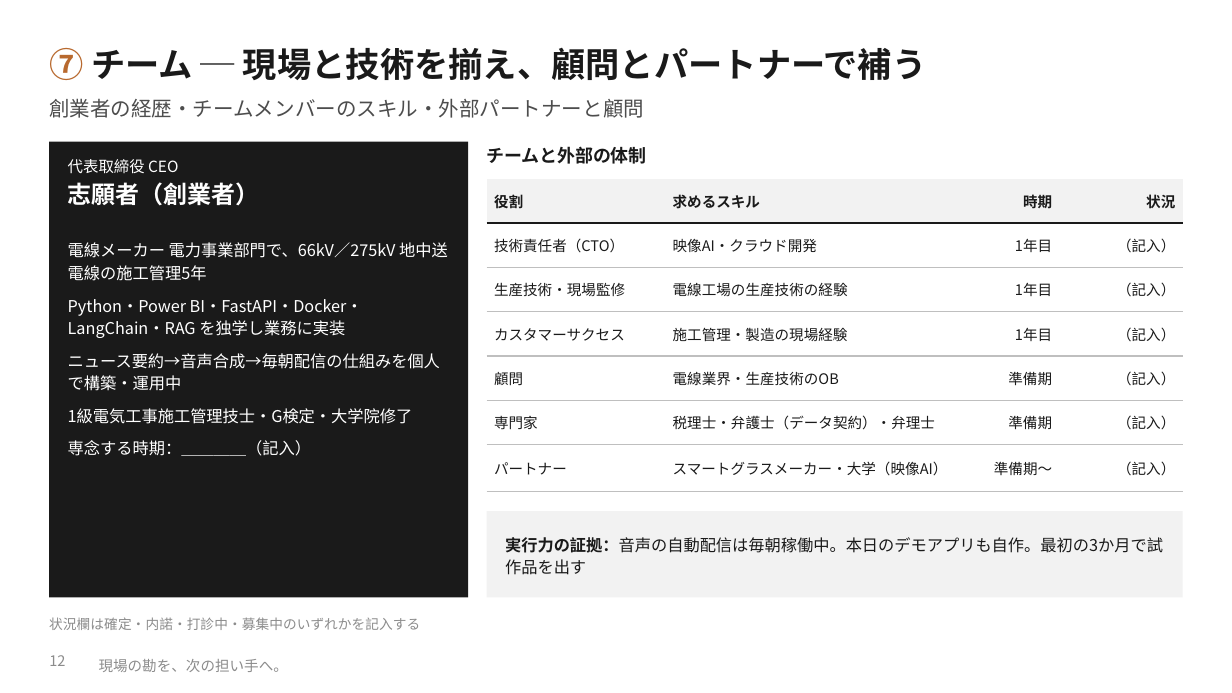
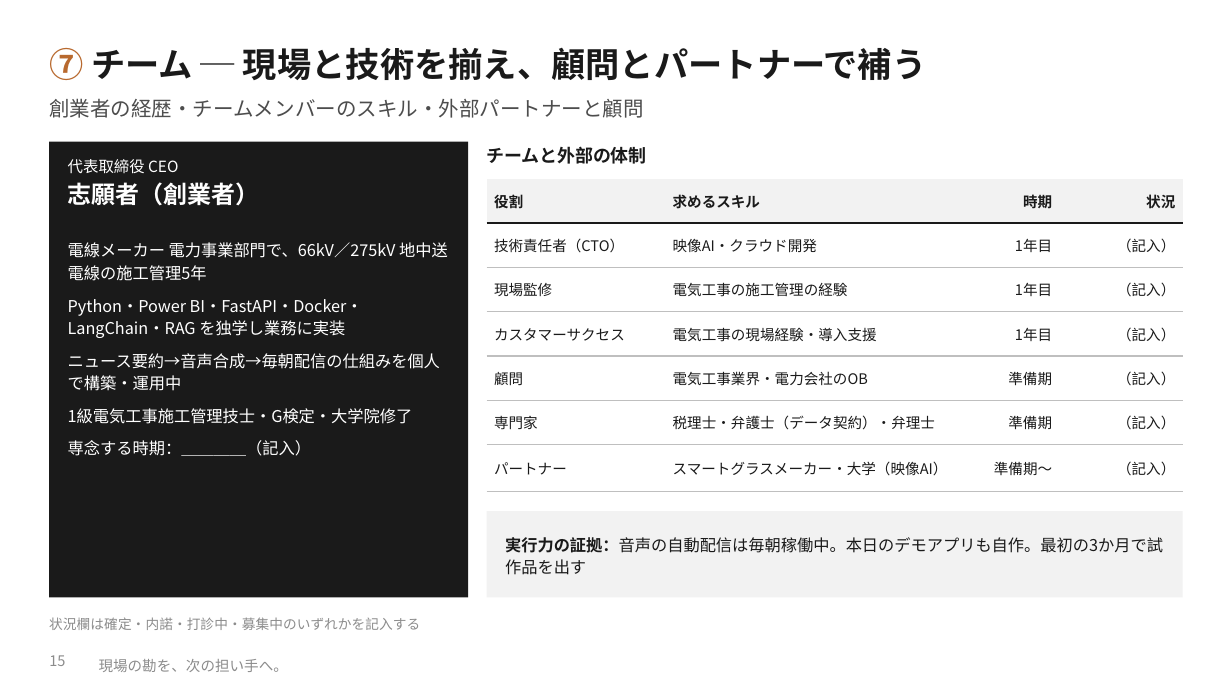
Before and after one commit to SEITOSHIKI/-ai-commute-audio-, a slide deck: slide 15 of deck/令和の虎_事業計画書_三現ワークス.pptx (slide 12 before the commit). Drawn at 1232x693 pixels with LibreOffice and Linux fonts; fonts in the diff are those of the drawing; background and template pictures are left out. Boxes give left, top, right and bottom in pixels: in the first picture for what was removed or moved away, otherwise in the second. Text is boxed around its words. In the diff, an @@ line names an element or a change of style, - is before the commit and + after.

```diff
--- a/deck/令和の虎_事業計画書_三現ワークス.pptx
+++ b/deck/令和の虎_事業計画書_三現ワークス.pptx
@@ table at box(487, 179, 1183, 479) @@
-row 3, column 1: 生産技術・現場監修
+row 3, column 1: 現場監修
-row 3, column 2: 電線工場の生産技術の経験
+row 3, column 2: 電気工事の施工管理の経験
-row 4, column 2: 施工管理・製造の現場経験
+row 4, column 2: 電気工事の現場経験・導入支援
-row 5, column 2: 電線業界・生産技術のOB
+row 5, column 2: 電気工事業界・電力会社のOB
@@ page number at box(49, 655, 65, 666): text changed @@
-12
+15
```
Also in this commit, not shown: 9 other slides changed, 5 slides added, 2 slides removed, 16 other files.
